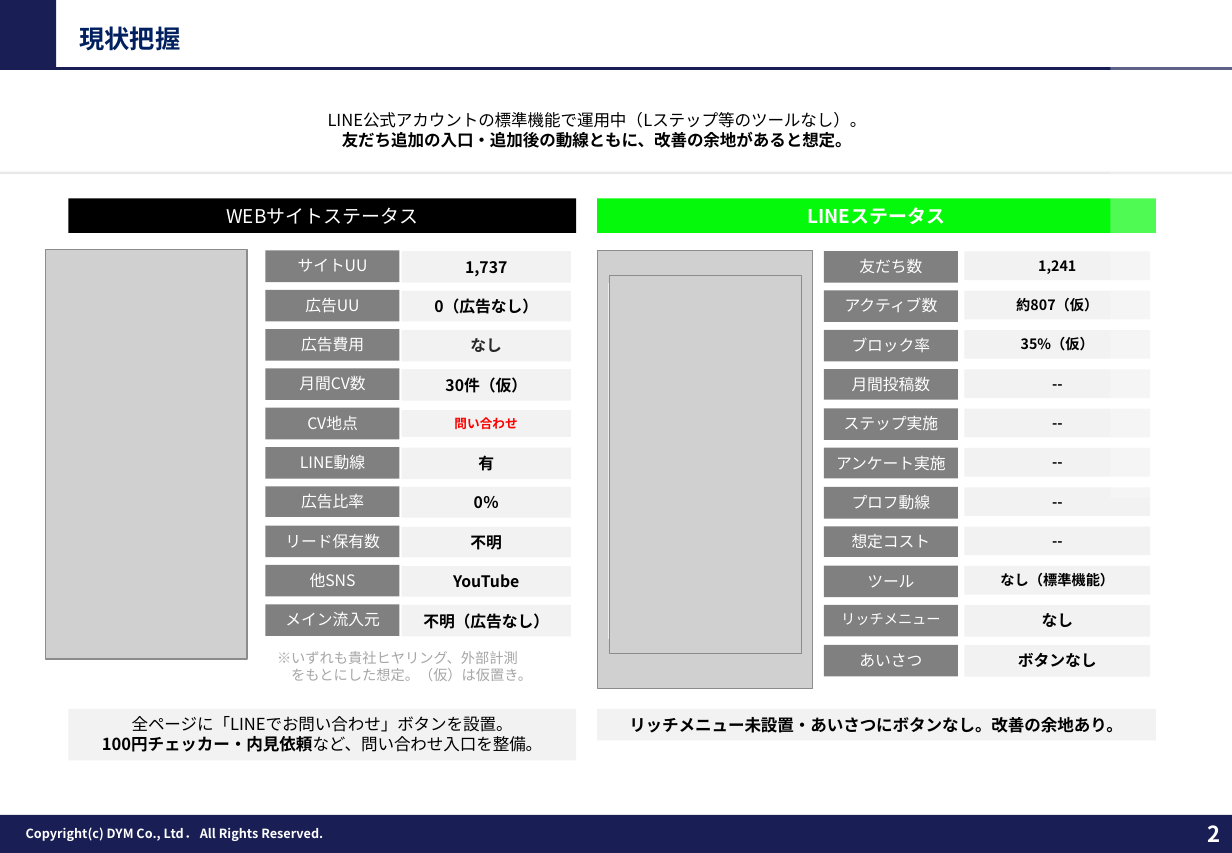
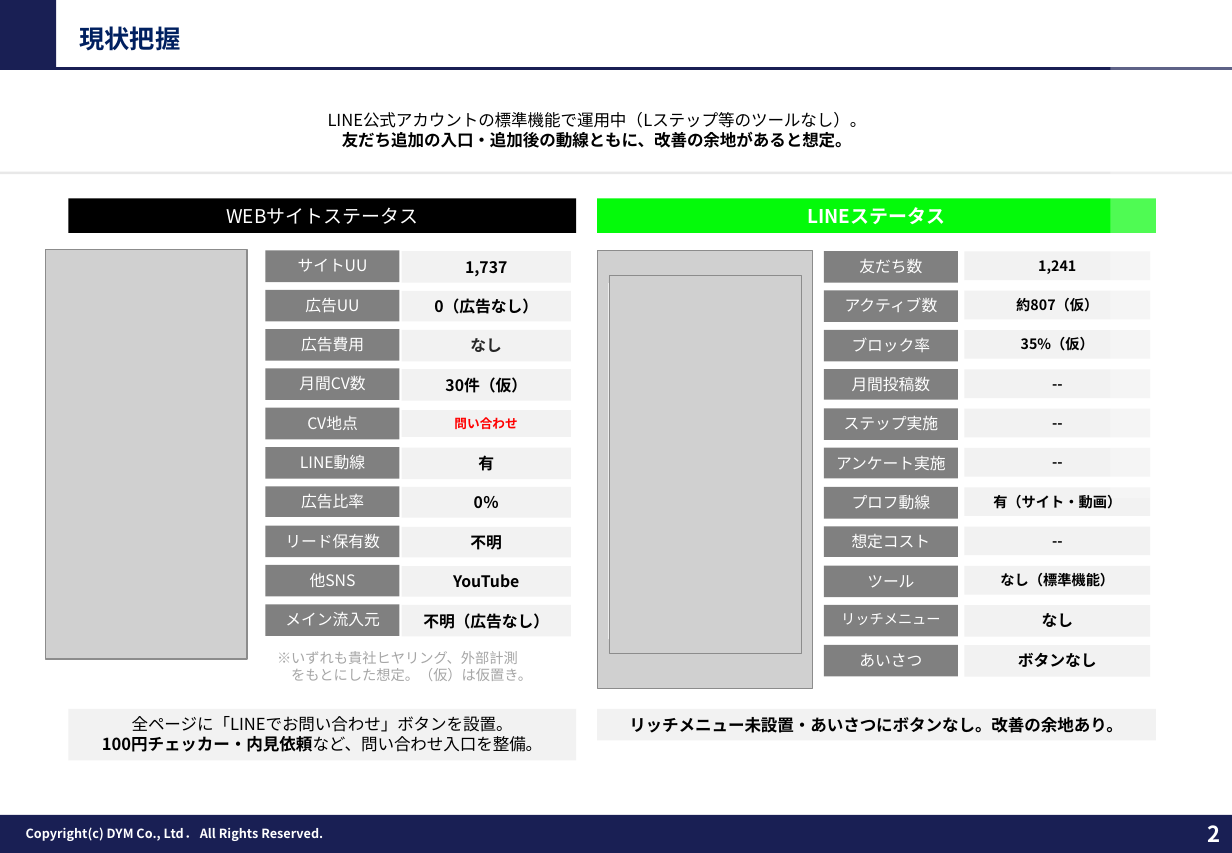
Before and after one commit to tonomura-r-dev/folder, a slide deck: slide 2 of 202609_株式会社あらうち御中_LINE公式アカウント運用のご提案_S1-17修正.pptx. Drawn at 1232x853 pixels with LibreOffice and Linux fonts; fonts in the diff are those of the drawing; grey boxes stand for pictures; background and template pictures are left out. Boxes give left, top, right and bottom in pixels: in the first picture for what was removed or moved away, otherwise in the second. Text is boxed around its words. In the diff, an @@ line names an element or a change of style, - is before the commit and + after.

```diff
--- a/202609_株式会社あらうち御中_LINE公式アカウント運用のご提案_S1-17修正.pptx
+++ b/202609_株式会社あらうち御中_LINE公式アカウント運用のご提案_S1-17修正.pptx
@@ text in rectangle at box(993, 495, 1121, 509): text changed @@
---
+有（サイト・動画）
```
Also in this commit, not shown: 13 other slides changed, 2 other files.
